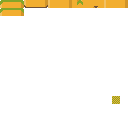
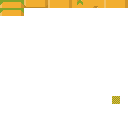
Layered file, before and after one edit (128×128). Changes by layer:
removed layer "Layer 4" over [0, 8, 24, 9]
painted on "Layer 3" over [0, 0, 98, 9]
